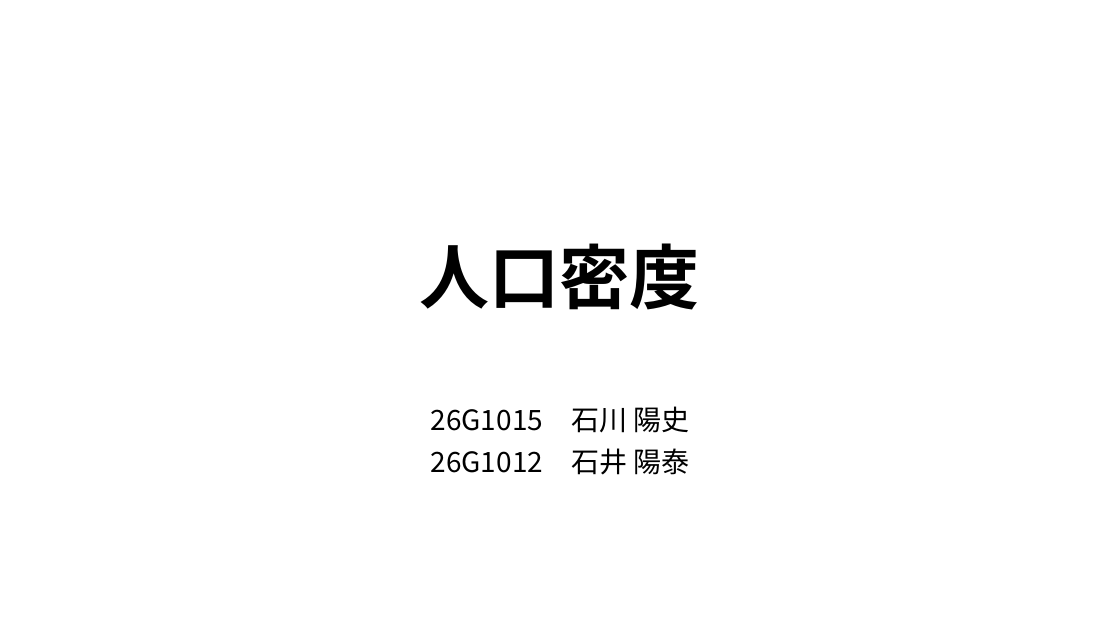
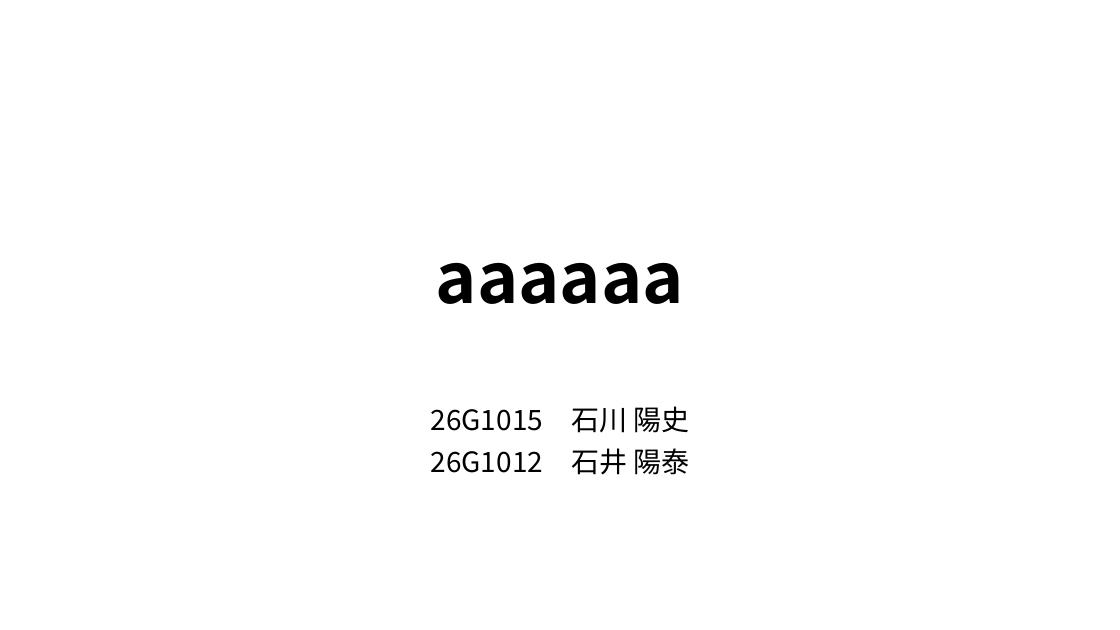
Before and after one commit to IY-del/univ, a slide deck: slide 1 of プレゼンテーション.pptx. Drawn at 1120x630 pixels with LibreOffice and Linux fonts; fonts in the diff are those of the drawing. Boxes give left, top, right and bottom in pixels: in the first picture for what was removed or moved away, otherwise in the second. Text is boxed around its words. In the diff, an @@ line names an element or a change of style, - is before the commit and + after.

```diff
--- a/プレゼンテーション.pptx
+++ b/プレゼンテーション.pptx
@@ title at (436,262,684,304): text changed @@
-人口密度
+aaaaaa
```
Also in this commit, not shown: 2 other slides changed, 1 other file.
